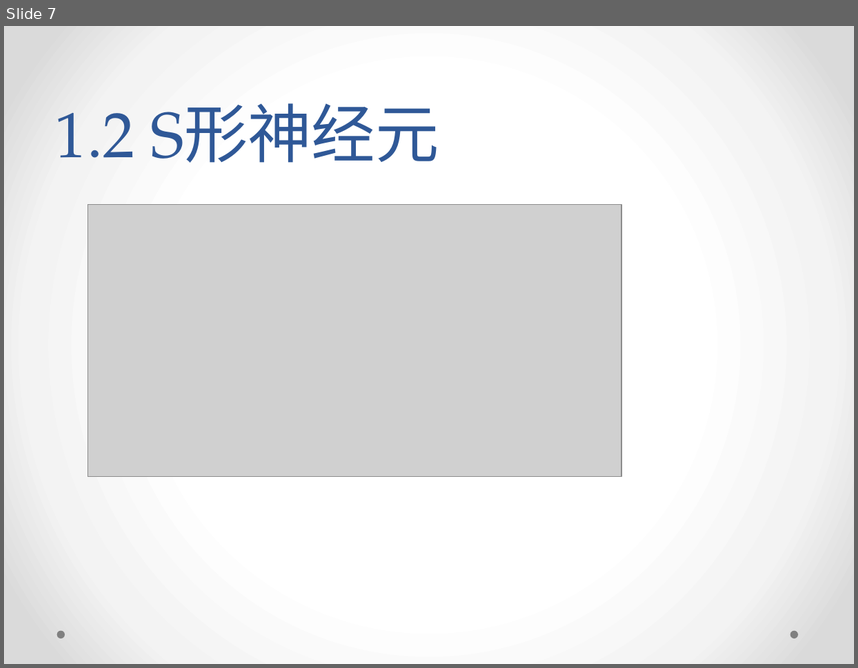
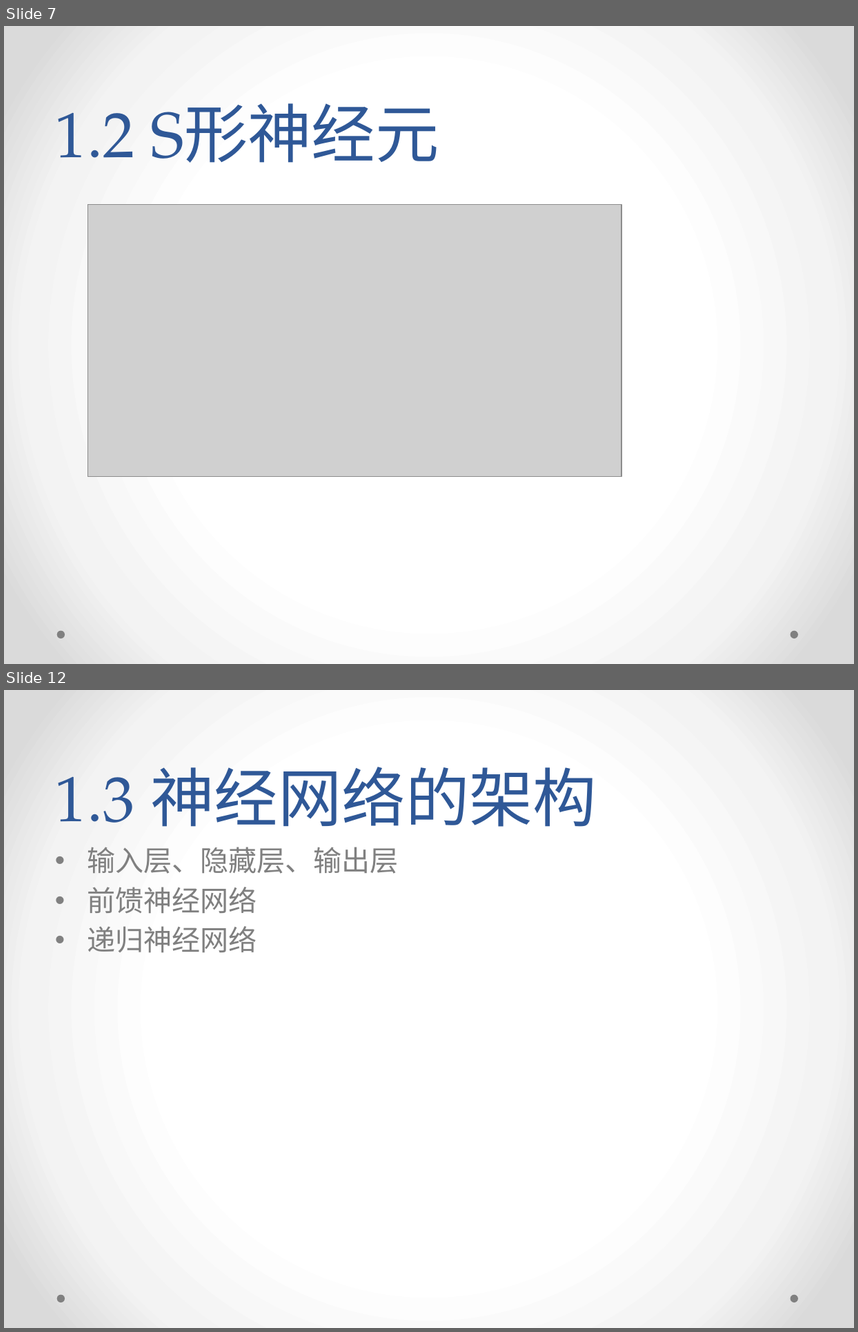
Before and after one commit to yish0000/neuralnetwork, a slide deck: 深度学习数学原理初探.pptx. Shown one above the other, each under a label of ours: slide 7 before the commit, slides 7 and 12 after it; the slides between them are not shown. The pictures are 858x668 and 858x1332 pixels, drawn with LibreOffice and Linux fonts; fonts in the diff are those of the drawing; grey boxes stand for pictures; background and template pictures are left out. Boxes give left, top, right and bottom in pixels: in the first picture for what was removed or moved away, otherwise in the second. Text is boxed around its words. In the diff, an @@ line names an element or a change of style, - is before the commit and + after.

```diff
--- a/深度学习数学原理初探.pptx
+++ b/深度学习数学原理初探.pptx
@@ slide 12 added at (4,690,854,1328), background gradient #FFFFFF to #F4F4F4 to #DADADA; not listed: 2 template elements that a slide beside it also shows @@
@@ title added at (55,767,597,827), 54 pt, text #2F5897 @@
+1.3 神经网络的架构
@@ text added at (87,847,399,952), 24 pt, text #808080 @@
+• 输入层、隐藏层、输出层
+• 前馈神经网络
+• 递归神经网络
```
Also in this commit, not shown: 12 other slides added.
